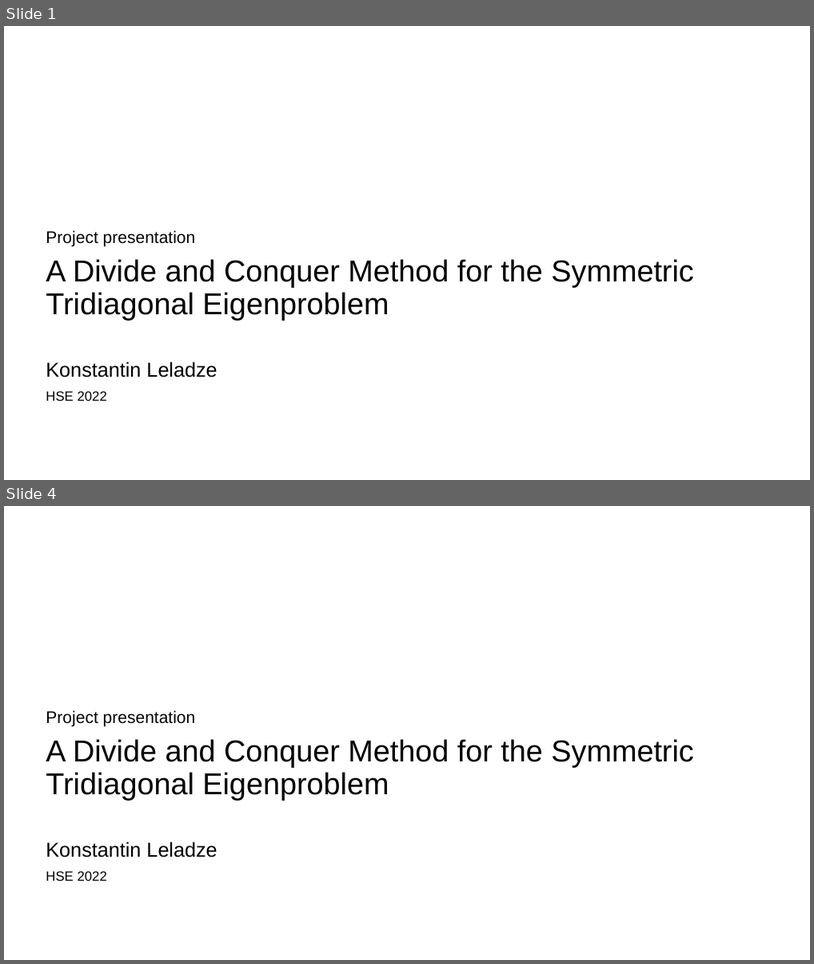
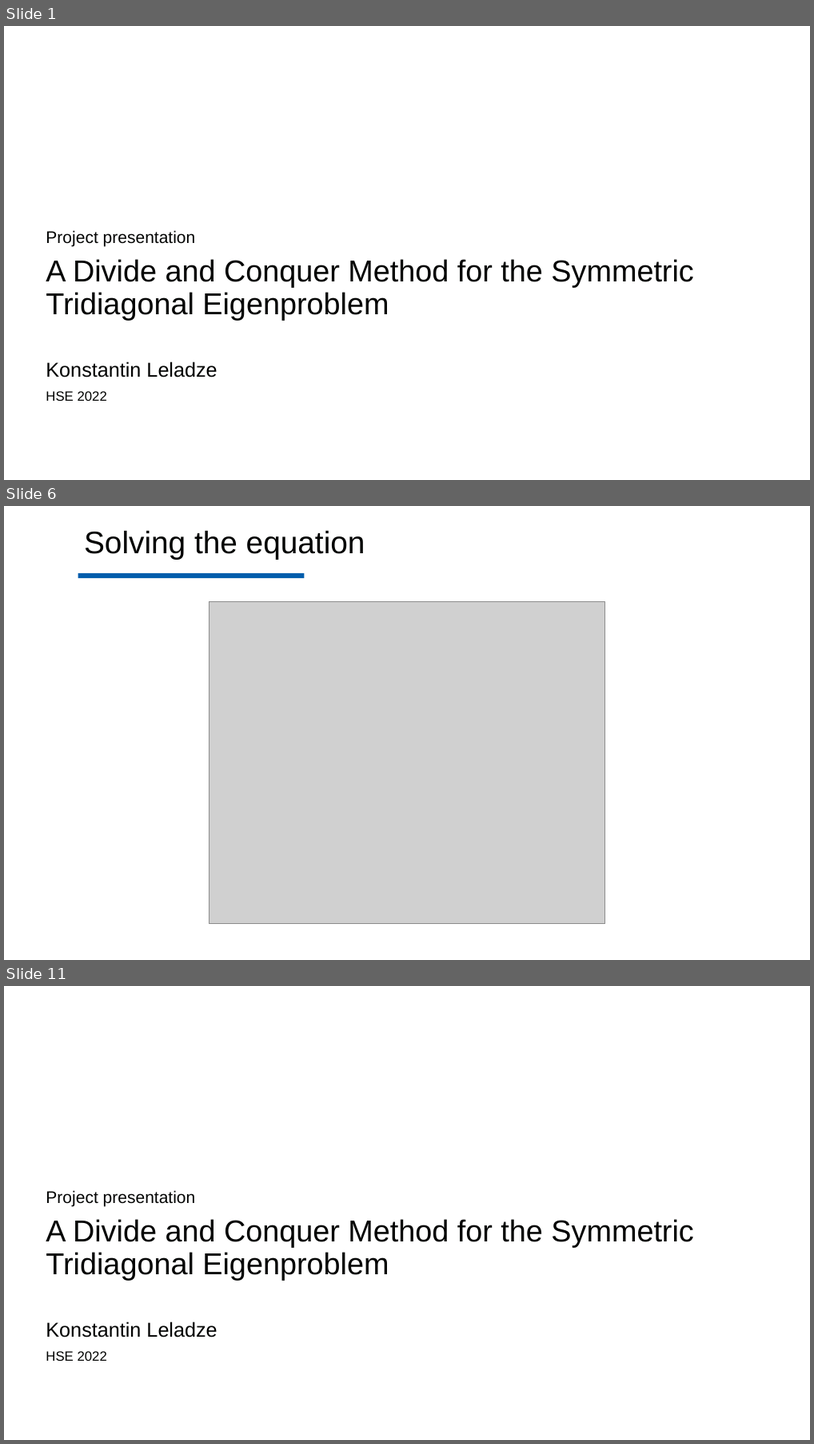
Before and after one commit to Costello1329/tridiagonal-matrix-eigen-problem, a slide deck: presentation.pptx. Shown one above the other, each under a label of ours: slides 1 and 4 before the commit, slides 1, 6 and 11 after it; the slides between them are not shown. The pictures are 814x964 and 814x1444 pixels, drawn with LibreOffice and Linux fonts; fonts in the diff are those of the drawing; grey boxes stand for pictures; background and template pictures are left out. Boxes give left, top, right and bottom in pixels: in the first picture for what was removed or moved away, otherwise in the second. Text is boxed around its words. In the diff, an @@ line names an element or a change of style, - is before the commit and + after.

```diff
--- a/presentation.pptx
+++ b/presentation.pptx
@@ slide 6 added at bbox=[4, 506, 810, 960], background #FEFEFE @@
@@ text added at bbox=[84, 531, 366, 559], 37 pt, text #020302 @@
+Solving the equation
@@ line added from (78, 576) to (304, 576), #015DAC 6 pt @@
@@ picture added at bbox=[209, 602, 606, 924] @@
@@ what was slide 4 is now slide 11 @@
```
Also in this commit, not shown: 8 other slides added, 2 slides removed, 1 other file.
